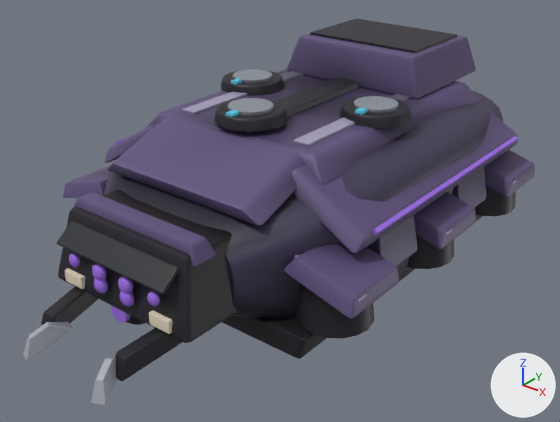
The glTF model assets/vehicles/ex_strider_5.glb as it was, and as the next commit left it.
Camera for both pictures: a camera (50 mm lens) standing at (7.09, -9.57, 5.13) and looking at (-0.38, -0.24, -0.66). The axes (+X, +Y, +Z) are drawn at lower right. The lights are the same throughout. The older version comes first. Where no turn or scale is listed for an object, it has been applied to the vertices. Vertices at exactly the same position are counted once.
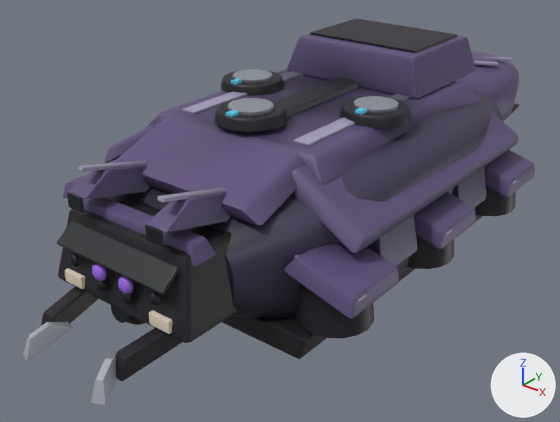
Where the newer file only moved an object's origin or applied its transform, the numbers keep the older frame.

Changed parts and their boxes [x1, y1, x2, y2] in the pictures (560 x 422 px):
part 1 of me_mesh_0, added
    after: [95, 279, 106, 292]
part 2 of me_mesh_0, added
    after: [121, 292, 133, 305]
part 3 of me_mesh_0, added
    after: [145, 225, 164, 247]
part 4 of me_mesh_0, added
    after: [67, 192, 84, 213]
part 5 of me_mesh_0, deleted
    before: [94, 136, 518, 307]
part 6 of me_mesh_0, added (purple)
    after: [456, 51, 519, 121]
part 7 of me_mesh_0, built on (purple)
    after: [68, 161, 296, 256]
part 8 of me_mesh_0, recoloured
    both: [69, 133, 517, 323]
part 9 of me_mesh_0, recoloured
    both: [69, 253, 160, 323]

Patch to the scene script:
```diff
--- a/assets/vehicles/ex_strider_5.glb.py
+++ b/assets/vehicles/ex_strider_5.glb.py
@@ me_mesh_0 @@
 # used by ob_mesh_0; location = (-2.82, 4.26, -1.18)
-me_mesh_0.from_pydata(...)  # 4656 vertices, 9040 faces; spans x 0.0..5.64, y -9.45..0.0, z 0.0..3.18
+me_mesh_0.from_pydata(...)  # 5392 vertices, 10472 faces; spans x 0.0..5.64, y -9.45..2.36, z 0.0..3.18
+# me_mesh_0 part 1: a new loose piece, a UV sphere (10 segments, 6 rings, poles along z) spanning x 2.47..2.66, y -8.5..-8.38, z 0.87..1.07, in mat_glass
+# me_mesh_0 part 2: a new loose piece, a UV sphere (10 segments, 6 rings, poles along z) spanning x 2.99..3.17, y -8.5..-8.38, z 0.87..1.07, in mat_glass
+# me_mesh_0 part 3: the loose piece of 56 vertices spanning x 3.48..3.85, y -8.45..-8.37, z 0.74..0.92 is copied, and the copy is scaled about its middle by (0.803, 0.485, 1.22), then moved by (-0.09, 0.09, 1.15), in mat_glass; it spans x 3.43..3.71, y -8.34..-8.3, z 1.88..2.08
+# me_mesh_0 part 4: the loose piece of 56 vertices spanning x 1.8..2.16, y -8.45..-8.37, z 0.74..0.92 is copied, and the copy is scaled about its middle by (0.803, 0.485, 1.22), then moved by (0.09, 0.09, 1.15), in mat_glass; it spans x 1.93..2.21, y -8.34..-8.3, z 1.88..2.08
+# me_mesh_0 part 5: 6 loose pieces with 168 vertices, spanning x 0.27..5.37, y -8.51..0.0, z 0.85..1.77, are deleted
+# me_mesh_0 part 6: 408 vertices added at x 1.46..4.18, y -0.69..2.31, z 0.78..2.24
+# me_mesh_0 part 7: 4 vertices moved within x 1.0..4.64, y -6.78, z 1.49; 232 vertices added at x 1.89..3.75, y -8.31..-6.58, z 1.64..2.44
+# me_mesh_0 part 8: 938 kept faces spanning x 0.01..5.63, y -9.45..-0.07, z 0.13..3.06 get new vertex colours
+# me_mesh_0 part 9: 236 faces spanning x 1.95..3.69, y -8.5..-8.33, z 0.46..1.26 switch from mat_glow to mat_glass
+# other edits to the shape of me_mesh_0 do not show in these pictures
 me_mesh_0.materials.append(mat_hull)
```
